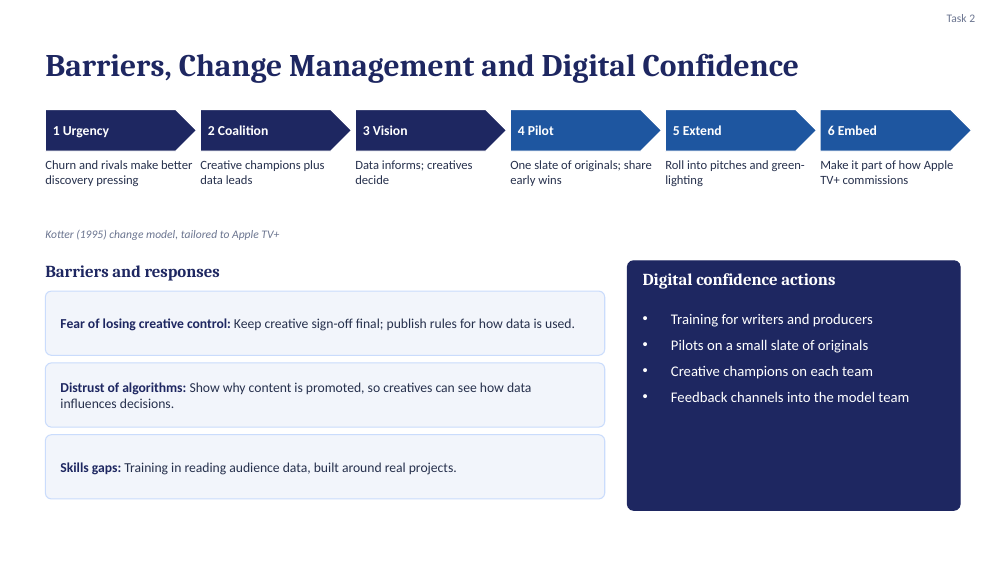
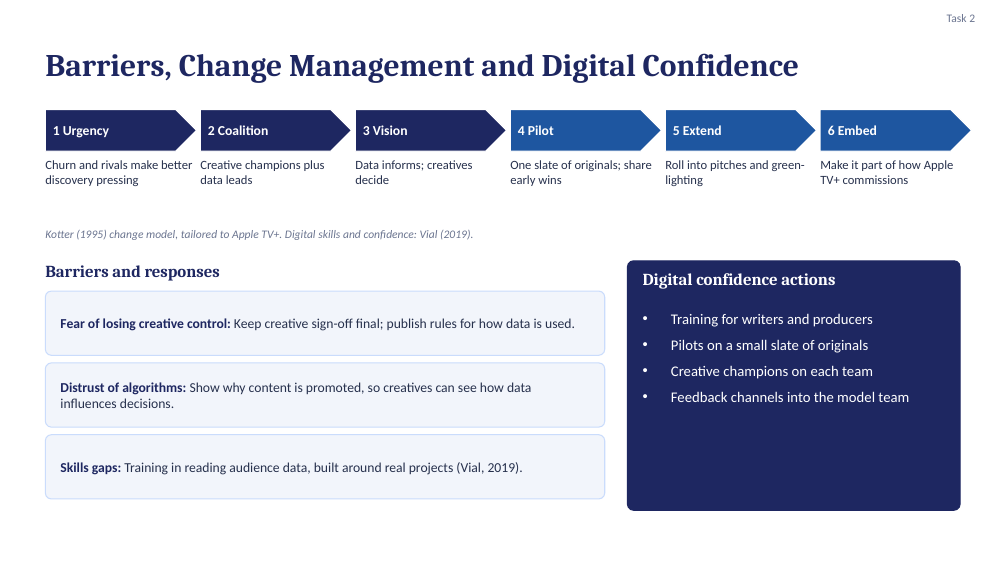
Before and after one commit to karanrg22-svg/skill, a slide deck: slide 7 of Earning-the-Signal_revised.pptx. Drawn at 1008x567 pixels with LibreOffice and Linux fonts; fonts in the diff are those of the drawing. Boxes give left, top, right and bottom in pixels: in the first picture for what was removed or moved away, otherwise in the second. Text is boxed around its words. In the diff, an @@ line names an element or a change of style, - is before the commit and + after.

```diff
--- a/Earning-the-Signal_revised.pptx
+++ b/Earning-the-Signal_revised.pptx
@@ text at (x1=45, y1=230, x2=473, y2=240): text changed @@
-Kotter (1995) change model, tailored to Apple TV+
+Kotter (1995) change model, tailored to Apple TV+. Digital skills and confidence: Vial (2019).
@@ text at (x1=60, y1=462, x2=523, y2=475): text changed @@
-Skills gaps: Training in reading audience data, built around real projects.
+Skills gaps: Training in reading audience data, built around real projects (Vial, 2019).
```
Also in this commit, not shown: 3 other slides changed.
